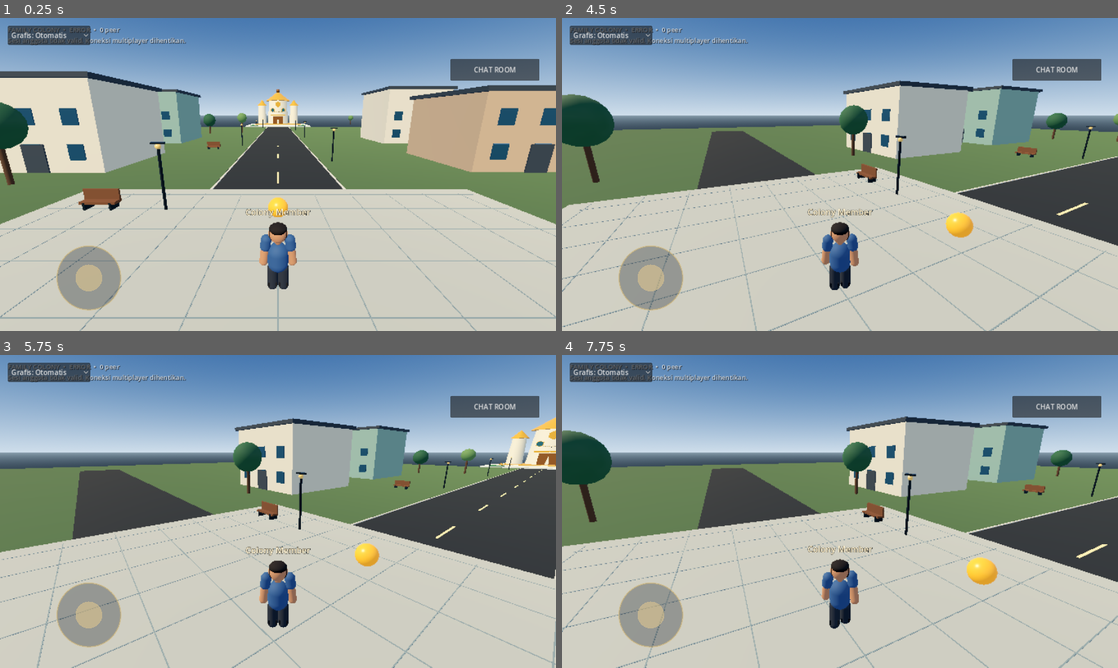
Above: before the commit, frames 1-4 (two rows, left to right).
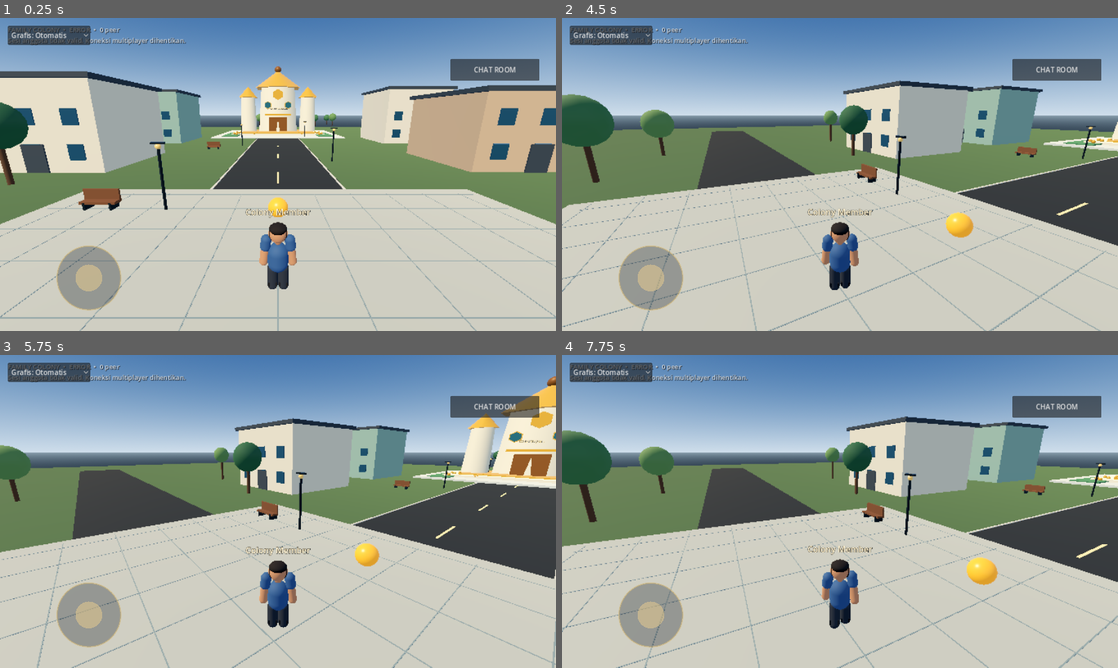
Above: after the commit, the same moments.

Repository: itok1234/FAMILY-COLONY
Game: Godot game, scene res://scenes/world.tscn
The game is run twice, just before and just after one commit, with the same random seed, the same clock (stepped at 60 frames per second) and the same inputs.
Inputs (mouse positions are in pixels of both pictures, inside the frame that each line leads up to):
- Up to frame 1 (0.25 s): no input
- Up to frame 2 (4.5 s): drag from (650, 277) to (895, 105) at 0.52 s; drag from (728, 190) to (812, 237) at 1.27 s; click "Grafis: Otomatis" at 2 s; click "CHAT ROOM" at 2.75 s; click "TUTUP" at 3.5 s; tap Enter at 4.25 s; move the mouse to (895, 105) at 4.27 s; hold D (move_right) from 4.28 s (still down); hold E (interact) from 4.28 s (still down)
- Up to frame 3 (5.75 s): release D (move_right) at 5 s; release E (interact) at 5 s; drag from (250, 574) to (111, 464) at 5.02 s
- Up to frame 4 (7.75 s): move the mouse to (1006, 558) at 5.77 s; hold A (move_left) 5.78-6.5 s; hold E (interact) 5.78-6.5 s; drag from (673, 464) to (756, 433) at 6.52 s; move the mouse to (867, 511) at 7.27 s; hold S (move_back) from 7.28 s (still down); hold E (interact) from 7.28 s (still down); click (867, 511) at 7.42 s

The runs differ from the first frame. In frame 1, 2.4% of the frame differs, in the area x 36-64%, y 15-39%; in frame 2, 1.2%; in frame 3, 4.6%, in the area x 0-100%, y 6-47%; in frame 4, 1.1%.

Commit message:
Place royal citadel in clear view from player spawn

Diff:
--- a/godot_world/scripts/environment_builder.gd
+++ b/godot_world/scripts/environment_builder.gd
@@ -143,7 +143,7 @@
 	for i in range(tree_count):
 		var x := _rng.randf_range(-48.0, 48.0)
 		var z := _rng.randf_range(-150.0, 20.0)
-		if absf(x) < 9.0 or (absf(x) < 18.0 and absf(z) < 15.0) or (absf(x) < 22.0 and z < -112.0):
+		if absf(x) < 9.0 or (absf(x) < 18.0 and absf(z) < 15.0) or (absf(x) < 22.0 and z < -48.0 and z > -92.0):
 			continue
 		var height := _rng.randf_range(2.8, 4.0)
 		_cylinder(trees_root, 0.22, height, Vector3(x, height * 0.5 - 0.48, z), bark, "TreeTrunk")
@@ -329,7 +329,7 @@
 	# authored high-detail art can replace these meshes without changing gameplay.
 	var citadel := Node3D.new()
 	citadel.name = "RoyalHiveCitadel"
-	citadel.position = Vector3(0, 0, -132)
+	citadel.position = Vector3(0, 0, -68)
 	add_child(citadel)
 
 	var stone := _mat("citadel_stone", Color(0.72, 0.75, 0.72), 0.86)
